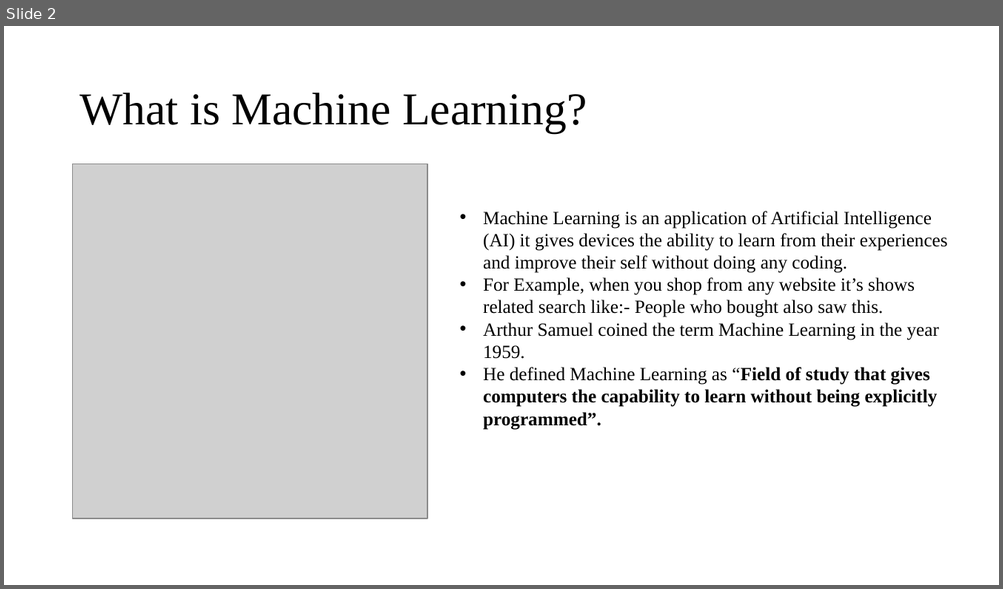
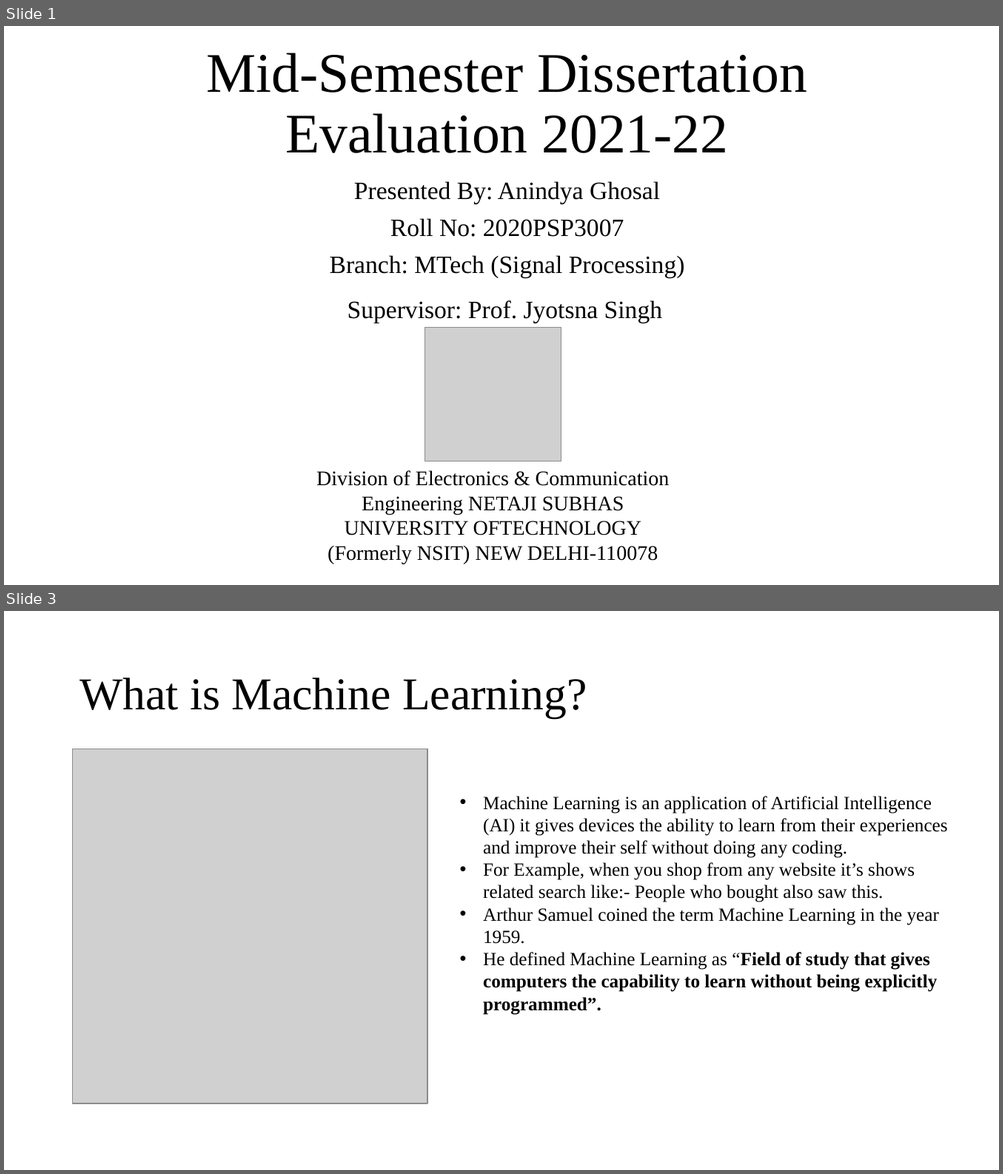
Before and after one commit to mlnewbie1996/Dissertation-MTech, a slide deck: Phase_I/Dissertation_Phase1.pptx. Shown one above the other, each under a label of ours: slide 2 before the commit, slides 1 and 3 after it; the slides between them are not shown. The pictures are 1003x589 and 1003x1174 pixels, drawn with LibreOffice and Linux fonts; fonts in the diff are those of the drawing; grey boxes stand for pictures. Boxes give left, top, right and bottom in pixels: in the first picture for what was removed or moved away, otherwise in the second. Text is boxed around its words. In the diff, an @@ line names an element or a change of style, - is before the commit and + after.

```diff
--- a/Phase_I/Dissertation_Phase1.pptx
+++ b/Phase_I/Dissertation_Phase1.pptx
@@ slide 1 added at <box>4,26,999,585</box>, background #FFFFFF @@
@@ title added at <box>206,53,807,153</box>, 54 pt, text #000000 @@
+Mid-Semester Dissertation
+Evaluation 2021-22
@@ subtitle added at <box>330,181,685,278</box>, 24 pt, text #000000 @@
+Presented By: Anindya Ghosal
+Roll No: 2020PSP3007
+Branch: MTech (Signal Processing)
@@ text added at <box>347,301,662,323</box>, 24 pt, text #000000 @@
+Supervisor: Prof. Jyotsna Singh
@@ picture added at <box>425,328,561,462</box> @@
@@ text added at <box>316,471,669,564</box>, 20 pt, text #000000 @@
+Division of Electronics & Communication Engineering NETAJI SUBHAS UNIVERSITY OFTECHNOLOGY
+(Formerly NSIT) NEW DELHI-110078
@@ what was slide 2 is now slide 3 @@
```
Also in this commit, not shown: 1 slide changed, 8 other slides added, 3 slides removed, 9 other files.
